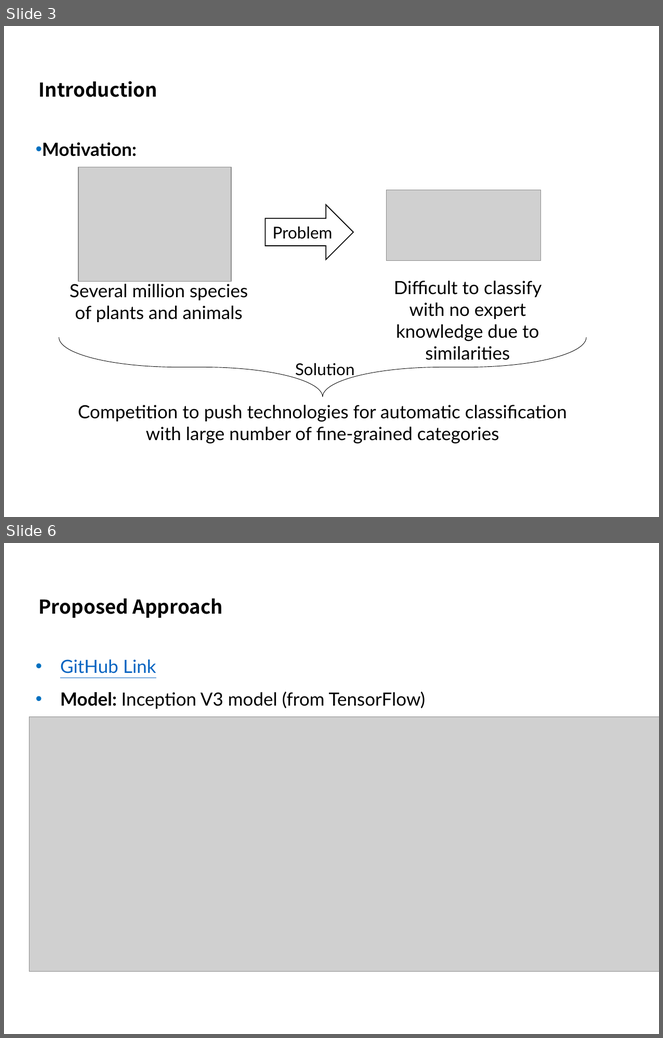
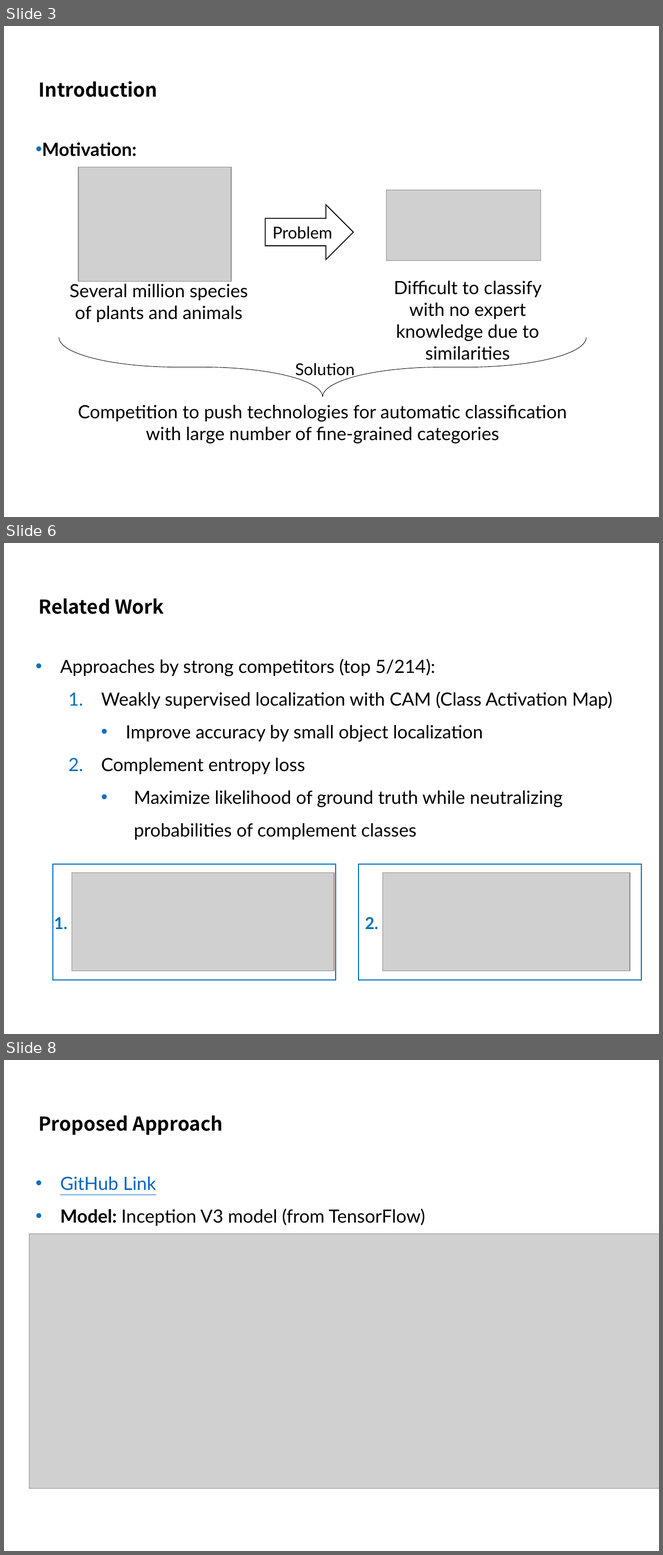
Before and after one commit to kimbold/VRDL_2019, a slide deck: Final project/Final_presentation.pptx. Shown one above the other, each under a label of ours: slides 3 and 6 before the commit, slides 3, 6 and 8 after it; the slides between them are not shown. The pictures are 663x1038 and 663x1555 pixels, drawn with LibreOffice and Linux fonts; fonts in the diff are those of the drawing; grey boxes stand for pictures; background and template pictures are left out. Boxes give left, top, right and bottom in pixels: in the first picture for what was removed or moved away, otherwise in the second. Text is boxed around its words. In the diff, an @@ line names an element or a change of style, - is before the commit and + after.

```diff
--- a/Final project/Final_presentation.pptx
+++ b/Final project/Final_presentation.pptx
@@ slide 6 added at [4,543,659,1034], background #FFFFFF @@
@@ title added at [38,598,164,614], 21 pt, text #000000, bold @@
+Related Work
@@ text added at [60,659,613,840], 20 pt, text #000000 @@
+• Approaches by strong competitors (top 5/214):
+  1. Weakly supervised localization with CAM (Class Activation Map)
+    • Improve accuracy by small object localization
+  2. Complement entropy loss
+    • Maximize likelihood of ground truth while neutralizing probabilities of complement classes
@@ rectangle added at [53,864,336,980], outline #0070C0 1 pt @@
@@ rectangle added at [359,864,642,980], outline #0070C0 1 pt @@
@@ picture added at [72,873,334,971] @@
@@ picture added at [383,873,630,971] @@
@@ text added at [54,917,67,930], 18 pt, text #0070C0, bold @@
+1.
@@ text added at [365,917,378,930], 18 pt, text #0070C0, bold @@
+2.
@@ what was slide 6 is now slide 8 @@
```
Also in this commit, not shown: 4 slides changed, 2 other slides added, 2 slides removed.
